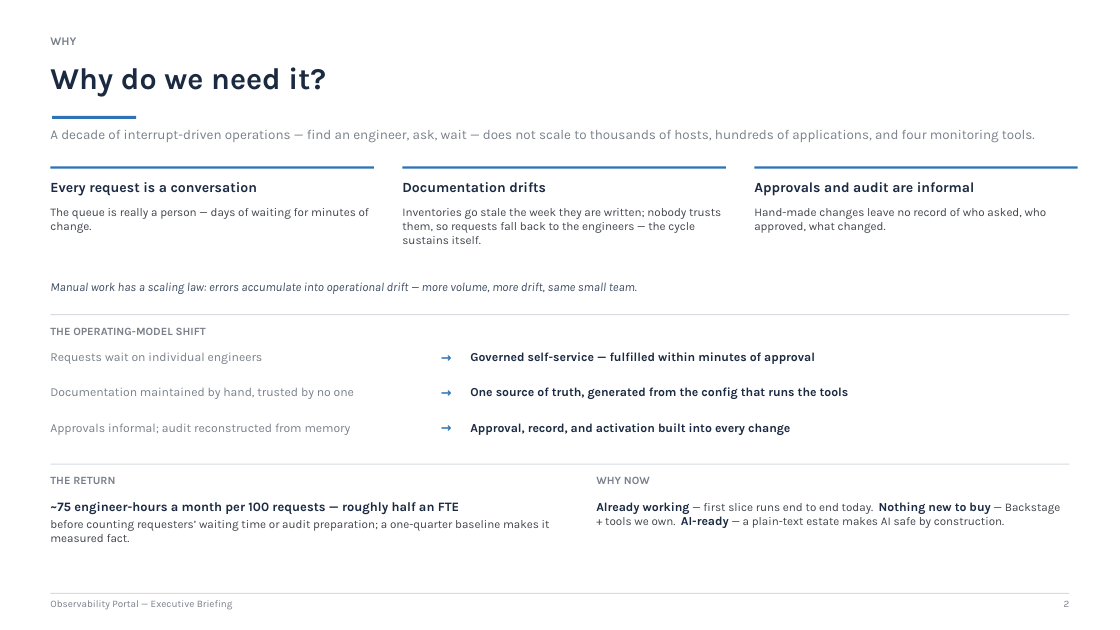
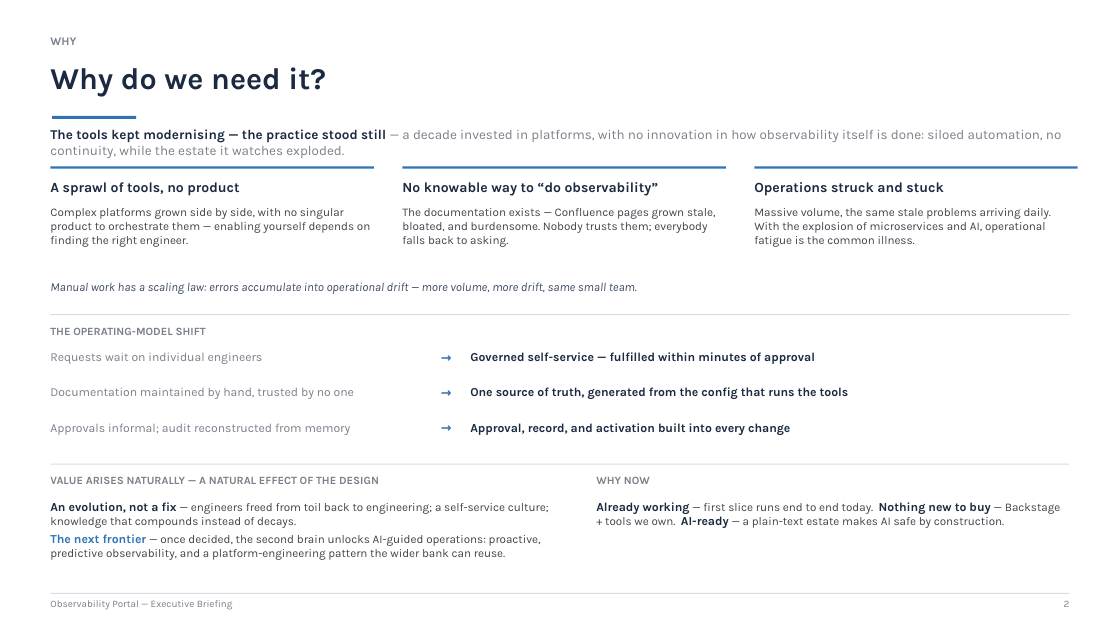
Before and after one commit to koolencoy/octopod, a slide deck: slide 2 of docs/ui-ux-design/diagrams/observability-portal-exec-deck.pptx. Drawn at 1120x630 pixels with LibreOffice and Linux fonts; fonts in the diff are those of the drawing. Boxes give left, top, right and bottom in pixels: in the first picture for what was removed or moved away, otherwise in the second. Text is boxed around its words. In the diff, an @@ line names an element or a change of style, - is before the commit and + after.

Commit message:
docs: remove outdated observability portal executive deck versions and update the current deck

```diff
--- a/docs/ui-ux-design/diagrams/observability-portal-exec-deck.pptx
+++ b/docs/ui-ux-design/diagrams/observability-portal-exec-deck.pptx
@@ text at (x1=50, y1=129, x2=1061, y2=158): text changed @@
-A decade of interrupt-driven operations — find an engineer, ask, wait — does not scale to thousands of hosts, hundreds of applications, and four monitoring tools.
+The tools kept modernising — the practice stood still — a decade invested in platforms, with no innovation in how observability itself is done: siloed automation, no continuity, while the estate it watches exploded.
@@ text at (x1=50, y1=182, x2=239, y2=196): text changed @@
-Every request is a conversation
+A sprawl of tools, no product
@@ text at (x1=50, y1=208, x2=370, y2=247): text changed @@
-The queue is really a person — days of waiting for minutes of change.
+Complex platforms grown side by side, with no singular product to orchestrate them — enabling yourself depends on finding the right engineer.
@@ text at (x1=402, y1=208, x2=716, y2=247): text changed @@
-Inventories go stale the week they are written; nobody trusts them, so requests fall back to the engineers — the cycle sustains itself.
+The documentation exists — Confluence pages grown stale, bloated, and burdensome. Nobody trusts them; everybody falls back to asking.
@@ text at (x1=402, y1=182, x2=659, y2=196): text changed @@
-Documentation drifts
+No knowable way to “do observability”
@@ text at (x1=754, y1=182, x2=943, y2=196): text changed @@
-Approvals and audit are informal
+Operations struck and stuck
@@ text at (x1=754, y1=208, x2=1052, y2=247): text changed @@
-Hand-made changes leave no record of who asked, who approved, what changed.
+Massive volume, the same stale problems arriving daily. With the explosion of microservices and AI, operational fatigue is the common illness.
@@ text at (x1=50, y1=477, x2=379, y2=484): text changed @@
-THE RETURN
+VALUE ARISES NATURALLY — A NATURAL EFFECT OF THE DESIGN
@@ text at (x1=50, y1=502, x2=549, y2=560): text changed @@
-~75 engineer-hours a month per 100 requests — roughly half an FTE
-before counting requesters’ waiting time or audit preparation; a one-quarter baseline makes it measured fact.
+An evolution, not a fix — engineers freed from toil back to engineering; a self-service culture; knowledge that compounds instead of decays.
+The next frontier — once decided, the second brain unlocks AI-guided operations: proactive, predictive observability, and a platform-engineering pattern the wider bank can reuse.
```
Also in this commit, not shown: 3 other slides changed, 2 other files.
